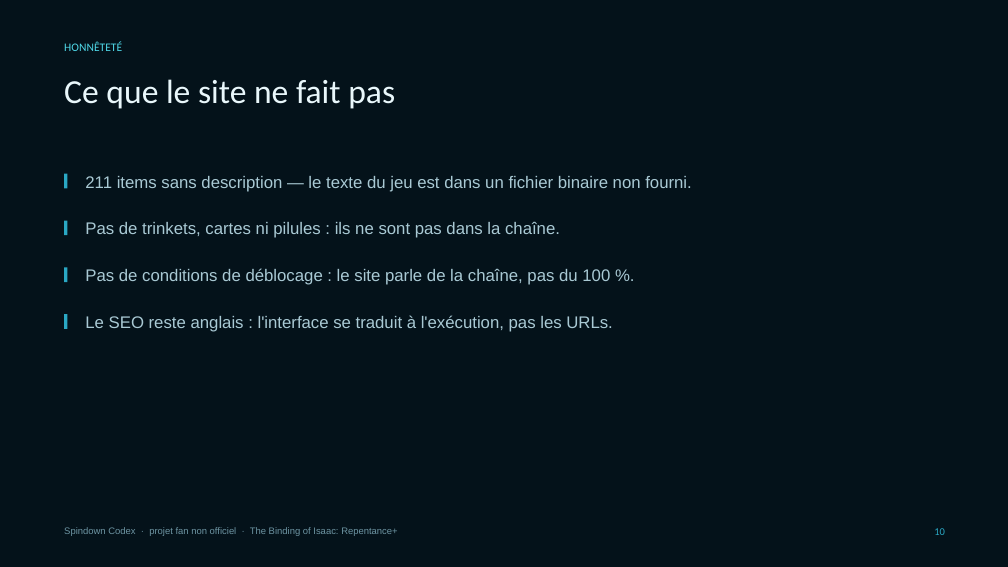
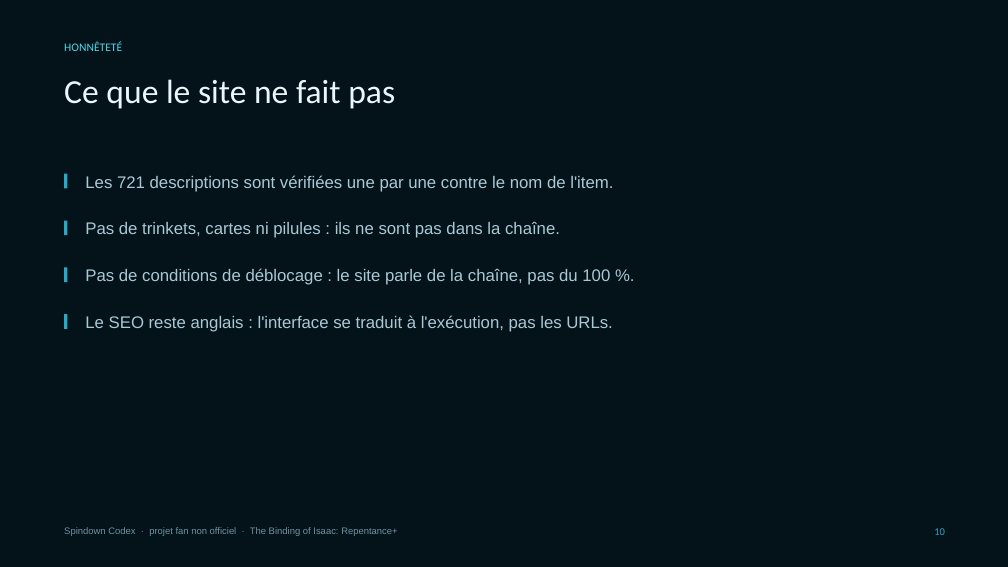
Before and after one commit to 26mataa/Spindown-codex, a slide deck: slide 10 of docs/Spindown-Codex.pptx. Drawn at 1008x567 pixels with LibreOffice and Linux fonts; fonts in the diff are those of the drawing. Boxes give left, top, right and bottom in pixels: in the first picture for what was removed or moved away, otherwise in the second. Text is boxed around its words. In the diff, an @@ line names an element or a change of style, - is before the commit and + after.

Commit message:
Corrige les descriptions qui ne correspondaient pas aux items
Les fichiers EID contiennent plusieurs tables indexees de 1 a N (collectibles,
trinkets, cards, pills). Le parseur lisait le fichier entier : les trinkets
(IDs 1-188) ecrasaient les descriptions des collectibles de meme ID, et ab+
n'etait jamais lu (forme d'entree differente, sans cle).

- parseur deplace dans scripts/lib/eid.mjs, limite a la table des collectibles
- gere les deux formes d'entree et les commentaires en fin de ligne
- garde-fou : le nom porte par chaque entree EID doit correspondre a l'item,
  sinon la description est rejetee et signalee
- 7 tests dedies, dont une fixture qui reproduit exactement la regression
- resultat : 721/721 descriptions, toutes verifiees par leur nom

```diff
--- a/docs/Spindown-Codex.pptx
+++ b/docs/Spindown-Codex.pptx
@@ text at (85,175,613,192): text changed @@
-211 items sans description — le texte du jeu est dans un fichier binaire non fourni.
+Les 721 descriptions sont vérifiées une par une contre le nom de l'item.
```
Also in this commit, not shown: 17 other files.
